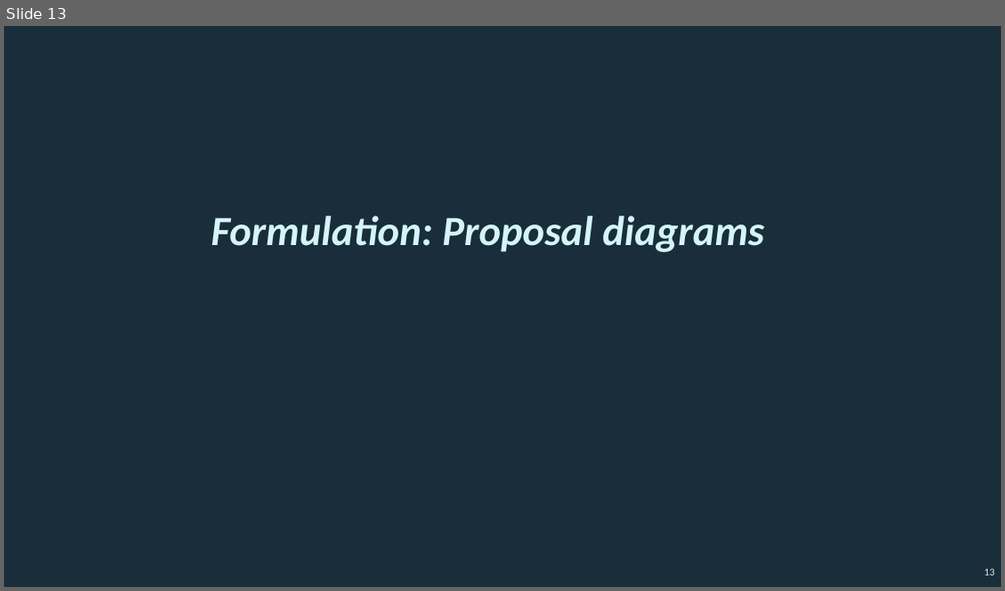
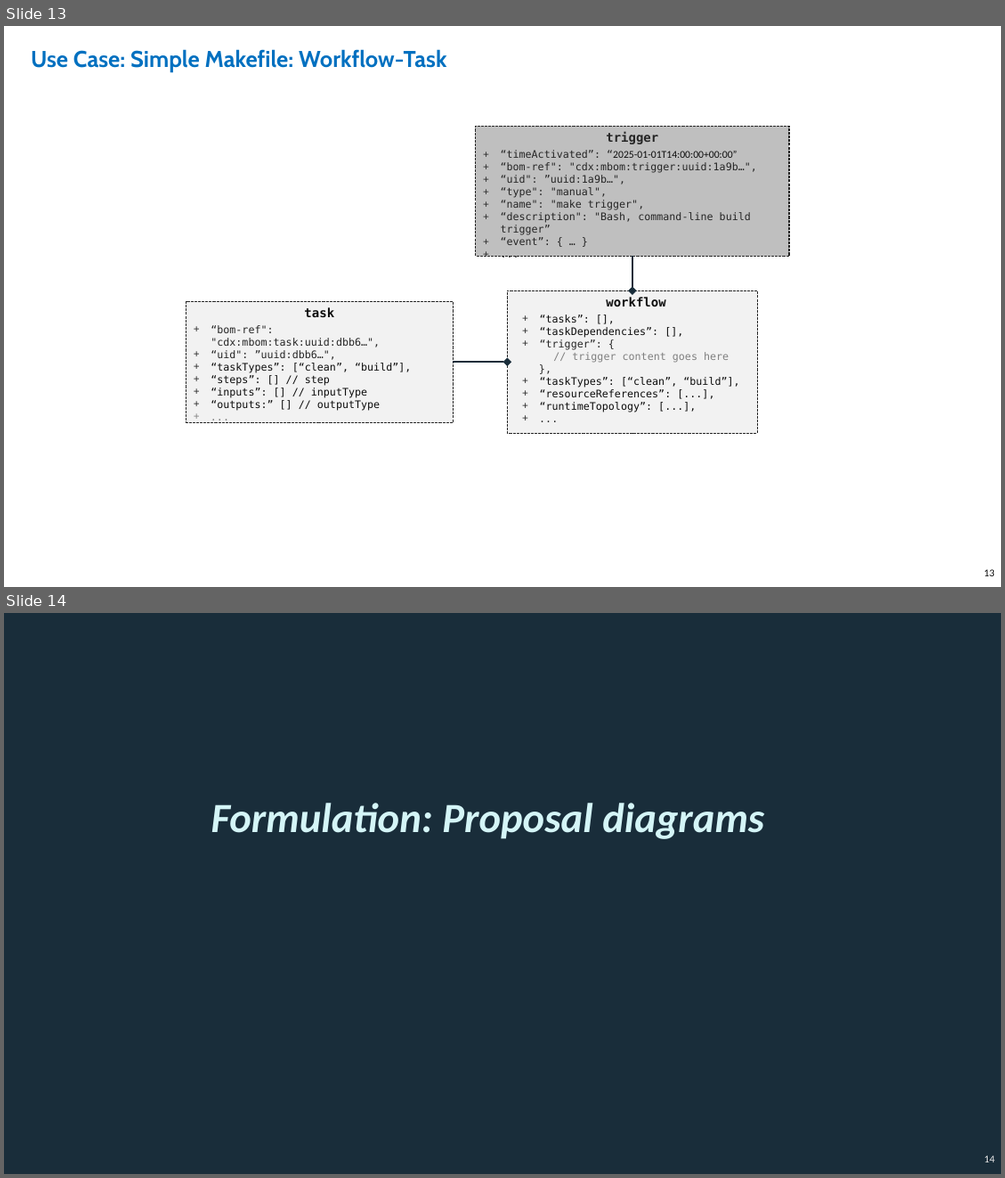
Before and after one commit to CycloneDX/guides, a slide deck: MBOM/en/images/CycloneDX-Formulation-diagrams.pptx. Shown one above the other, each under a label of ours: slide 13 before the commit, slides 13 and 14 after it. The pictures are 1005x591 and 1005x1178 pixels, drawn with LibreOffice and Linux fonts; fonts in the diff are those of the drawing. Boxes give left, top, right and bottom in pixels: in the first picture for what was removed or moved away, otherwise in the second. Text is boxed around its words. In the diff, an @@ line names an element or a change of style, - is before the commit and + after.

Commit message:
Initial contributions for MBOM guide

```diff
--- a/MBOM/en/images/CycloneDX-Formulation-diagrams.pptx
+++ b/MBOM/en/images/CycloneDX-Formulation-diagrams.pptx
@@ slide 13 added at (4, 26, 1001, 587), background #FFFFFF @@
@@ text added at (31, 49, 446, 71), 44 pt, text #0070C0, bold @@
+Use Case: Simple Makefile: Workflow-Task
@@ rectangle added at (476, 127, 789, 256), fill #BFBFBF, outline #262626 1.75 pt dashed, 20 pt, text #262626 @@
+trigger
++ “timeActivated”: “2025-01-01T14:00:00+00:00”
++ “bom-ref": "cdx:mbom:trigger:uuid:1a9b…",
++ “uid": ”uuid:1a9b…",
++ “type": "manual",
++ “name": "make trigger",
++ “description": "Bash, command-line build trigger”
++ “event”: { … }
++ ...
@@ elbow arrow added from (632, 256) to (632, 290), #1A2D3A 3.25 pt @@
@@ rectangle added at (507, 290, 757, 433), fill #F2F2F2, outline #262626 1.75 pt dashed, 20 pt, text #0D0D0D @@
+workflow
++ “tasks”: [],
++ “taskDependencies”: [],
++ “trigger”: {
+  // trigger content goes here
+},
++ “taskTypes”: [“clean”, “build”],
++ “resourceReferences”: [...],
++ “runtimeTopology”: [...],
++ ...
@@ rectangle added at (186, 301, 453, 422), fill #F2F2F2, outline #262626 1.75 pt dashed, 20 pt, text #0D0D0D @@
+task
++ “bom-ref": "cdx:mbom:task:uuid:dbb6…",
++ “uid": ”uuid:dbb6…",
++ “taskTypes”: [“clean”, “build”],
++ “steps”: [] // step
++ “inputs”: [] // inputType
++ “outputs:” [] // outputType
++ ...
@@ elbow arrow added from (453, 362) to (507, 362), #1A2D3A 3.25 pt @@
@@ page number added at (984, 569, 995, 576), 20 pt, text #0D0D0D @@
+13
@@ what was slide 13 is now slide 14 @@
@@ page number at (984, 1155, 995, 1162): text changed @@
-13
+14
```
Also in this commit, not shown: 1 slide changed, 1 other file.
